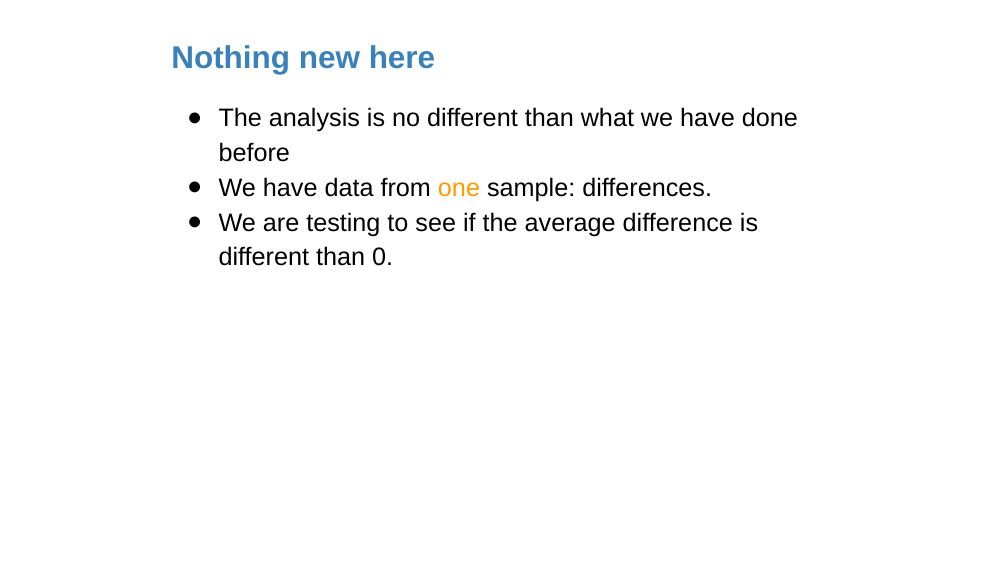
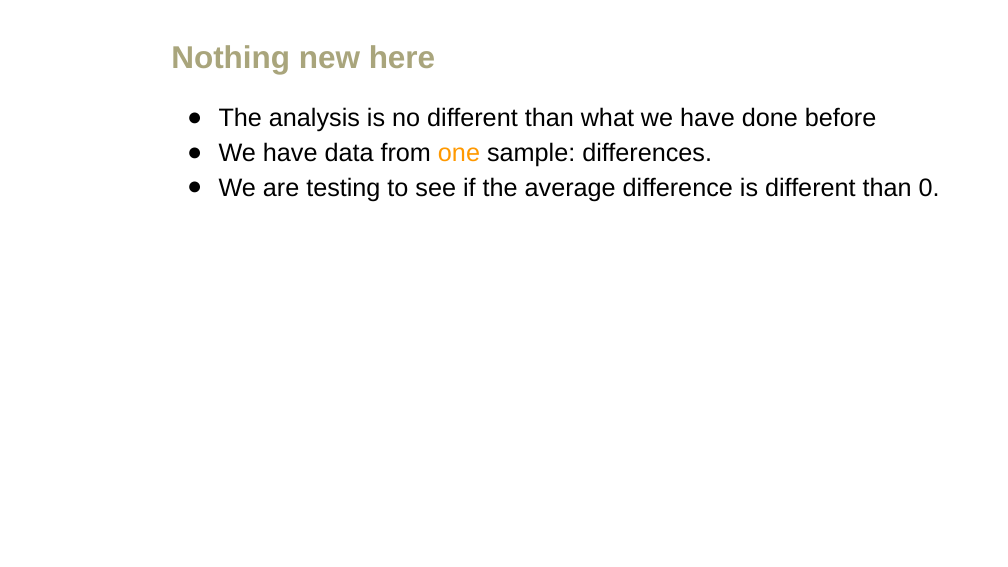
Before and after one commit to amosca01/MATH108-F23, a slide deck: slide 22 of slides/11-paired-data.pptx (slide 15 before the commit). Drawn at 1008x567 pixels with LibreOffice and Linux fonts; fonts in the diff are those of the drawing. Boxes give left, top, right and bottom in pixels: in the first picture for what was removed or moved away, otherwise in the second. Text is boxed around its words. In the diff, an @@ line names an element or a change of style, - is before the commit and + after.

```diff
--- a/slides/11-paired-data.pptx
+++ b/slides/11-paired-data.pptx
@@ text "Nothing new here" at [171, 45, 435, 74]: text colour #3A81BA to #A9A57C @@
@@ text "The analysis is no different ..." rewrapped from [219, 107, 798, 266] to [219, 107, 940, 202] @@
```
Also in this commit, not shown: 22 other slides changed, 14 slides added, 1 slide removed, 11 other files.
